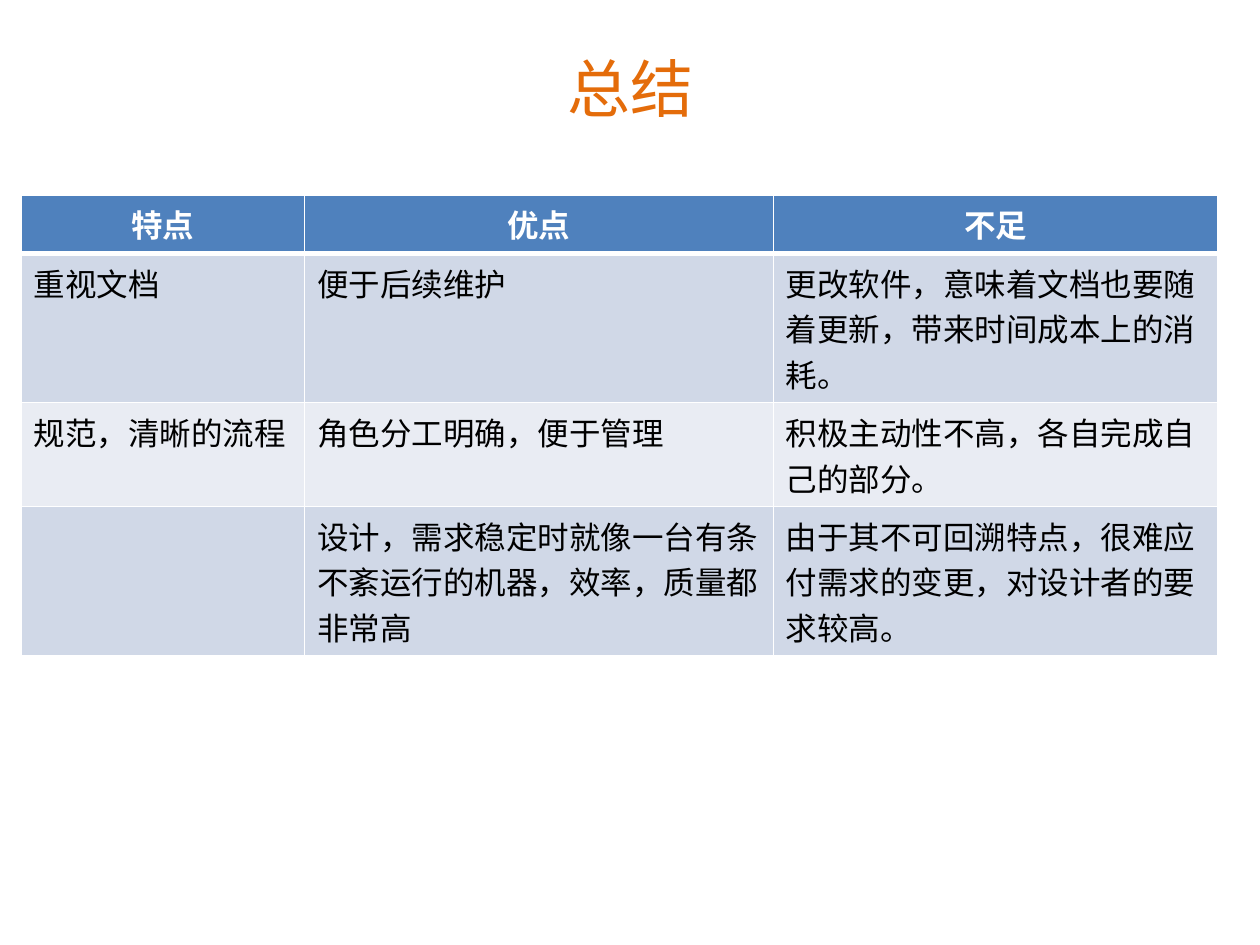
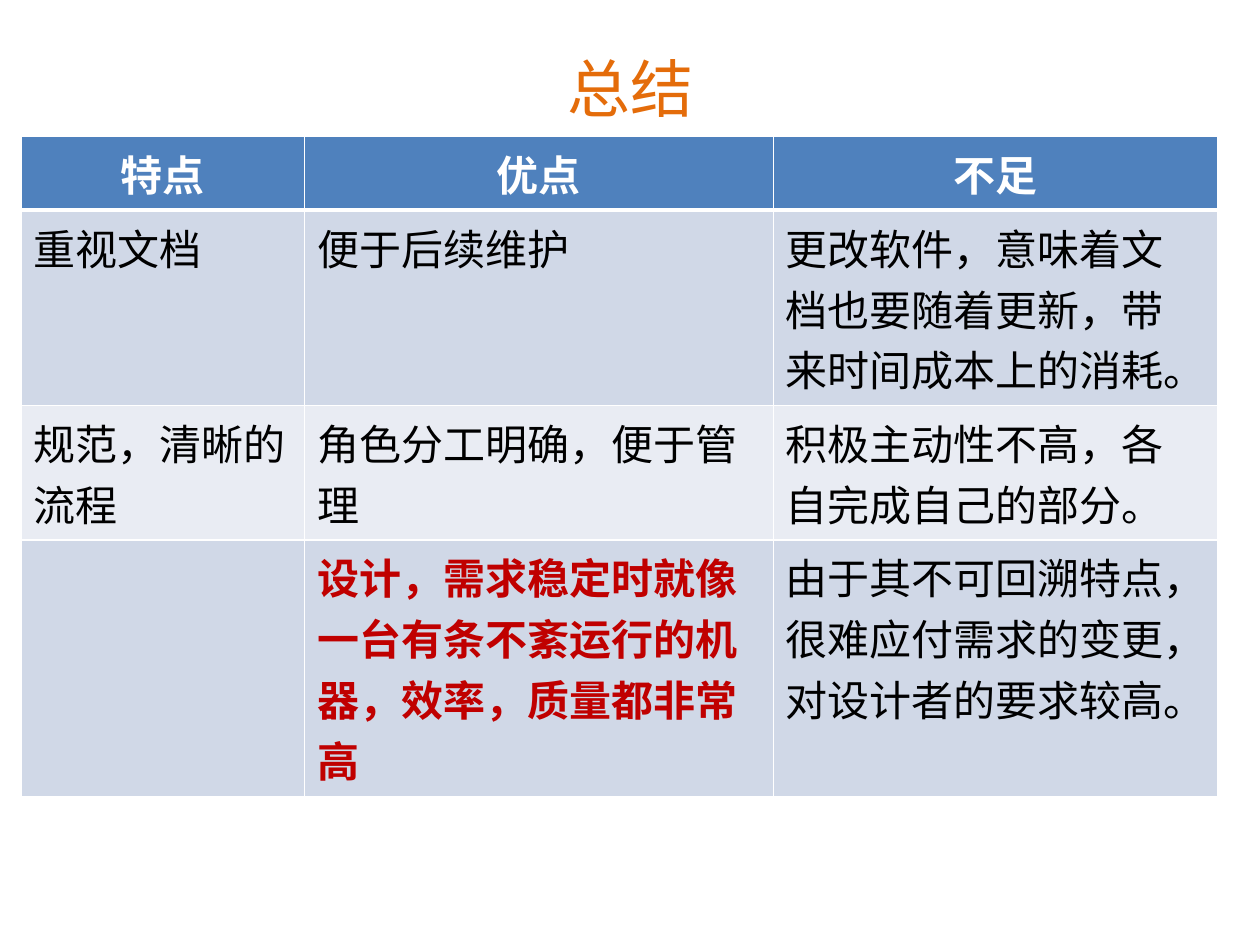
Before and after one commit to Benguan/document, a slide deck: slide 12 of 上大培训：scrum和vs2012 部分.pptx (slide 10 before the commit). Drawn at 1260x945 pixels with LibreOffice and Linux fonts; fonts in the diff are those of the drawing; background and template pictures are left out. Boxes give left, top, right and bottom in pixels: in the first picture for what was removed or moved away, otherwise in the second. Text is boxed around its words. In the diff, an @@ line names an element or a change of style, - is before the commit and + after.

Commit message:
update 3

```diff
--- a/上大培训：scrum和vs2012 部分.pptx
+++ b/上大培训：scrum和vs2012 部分.pptx
@@ table at (21,136,1218,785) @@
@@ size 18 to 24 pt @@
@@ text colour #000000 to #C00000, bold on in "设计，需求稳定时就像一台有条不紊运行的机器，效率，质量都非常高" @@
@@ table: place and size @@
-table at (21,195,1218,647)
+table at (21,136,1218,785)
```
Also in this commit, not shown: 2 other slides changed, 2 slides added, 1 slide removed.
